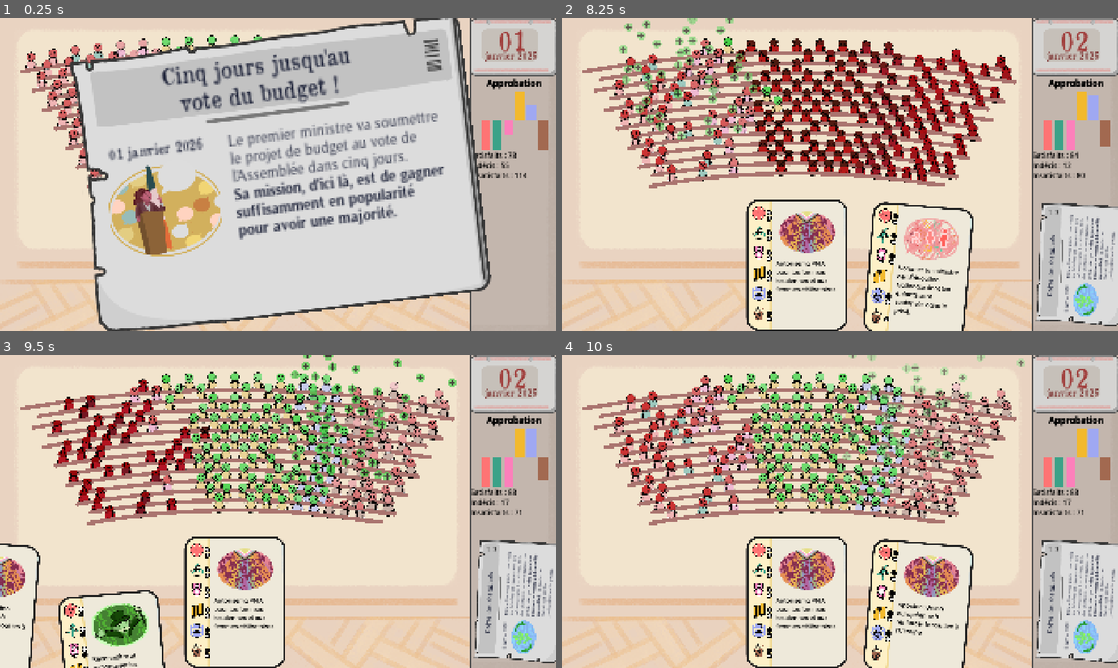
Above: before the commit, frames 1-4 (two rows, left to right).
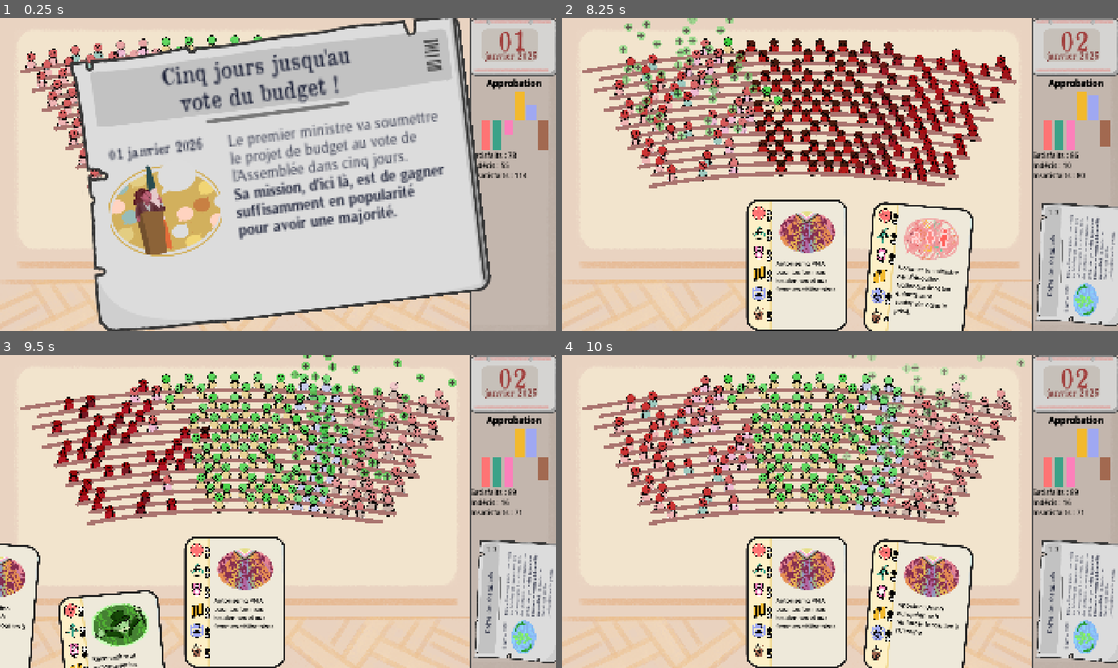
Above: after the commit, the same moments.

Repository: remimorvan/assemblee-nationale-simulator
Game: Godot game, scene res://scenes/game.tscn
Two runs of this game, one before a commit and one after it. Both use one fixed random seed, a clock stepped at 60 frames per second and the inputs below.
Inputs (mouse positions are in pixels of both pictures, inside the frame that each line leads up to):
- Up to frame 1 (0.25 s): no input
- Up to frame 2 (8.25 s): tap Enter at 0.5 s; move the mouse to (1073, 118) at 0.52 s; click (1073, 118) at 0.67 s; tap Space at 1.25 s; move the mouse to (840, 174) at 1.27 s; click (840, 174) at 1.42 s; move the mouse to (673, 271) at 2.02 s; click (673, 271) at 2.17 s; move the mouse to (795, 265) at 2.77 s; click (795, 265) at 2.92 s; move the mouse to (895, 271) at 3.52 s; click (895, 271) at 3.67 s; move the mouse to (673, 127) at 4.27 s; click (673, 127) at 4.42 s; move the mouse to (917, 271) at 5.02 s; click (917, 271) at 5.17 s; move the mouse to (756, 96) at 5.77 s; click (756, 96) at 5.92 s; move the mouse to (962, 158) at 6.52 s; click (962, 158) at 6.67 s; move the mouse to (917, 271) at 7.27 s; click (917, 271) at 7.42 s; move the mouse to (795, 265) at 8.02 s; click (795, 265) at 8.17 s
- Up to frame 3 (9.5 s): move the mouse to (355, 608) at 8.77 s; click (355, 608) at 8.92 s
- Up to frame 4 (10 s): move the mouse to (1006, 558) at 9.52 s; click (1006, 558) at 9.67 s

The runs differ from the first frame. In frame 2, less than 0.1% of the frame differs, in the area x 41-93%, y 10-48%; in frame 3, less than 0.1%; in frame 4, less than 0.1%.

Commit message:
+ approval macron

Diff:
--- a/scripts/hemicycle.gd
+++ b/scripts/hemicycle.gd
@@ -22,7 +22,7 @@
 ]
 var sum_group_repartition: int = 0 # Computed at _init()
 
-var default_approval: Array[float] = [-3.0, -2.5, -1.0, 2.5, 1.0, -2.5]
+var default_approval: Array[float] = [-3.0, -2.5, -1.0, 3.0, 1.0, -2.5]
 
 var party_colors: PackedVector3Array = [
 	Vector3(255., 116., 116.)/256.,
